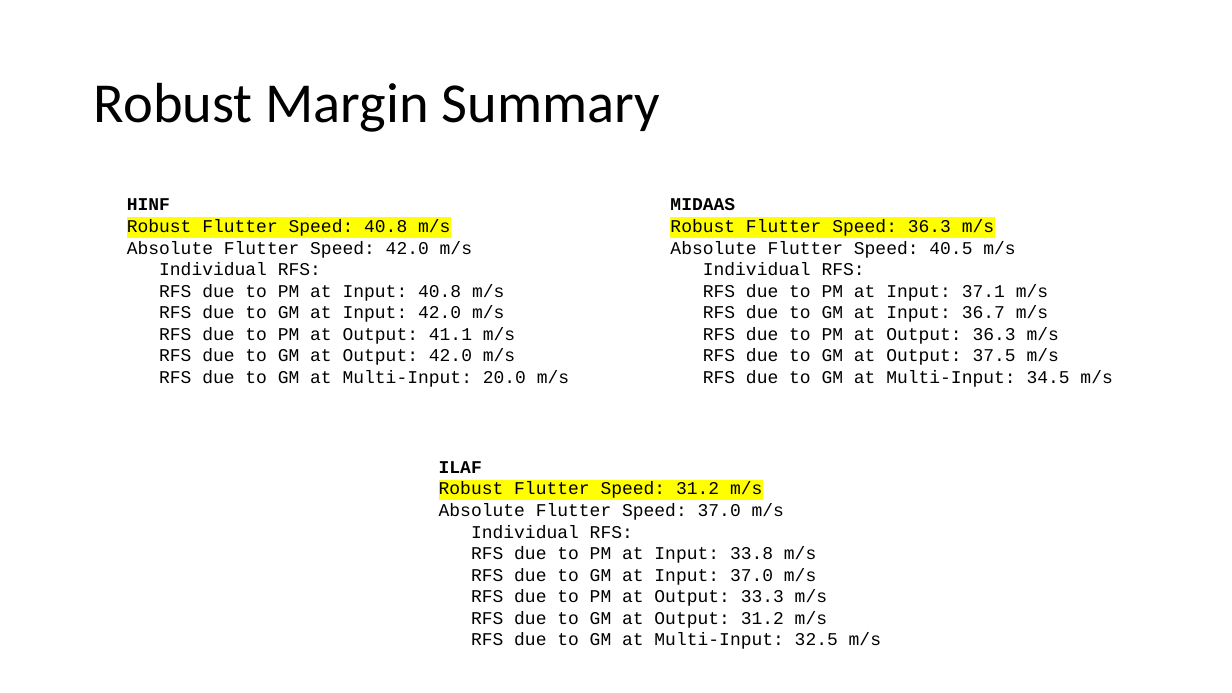
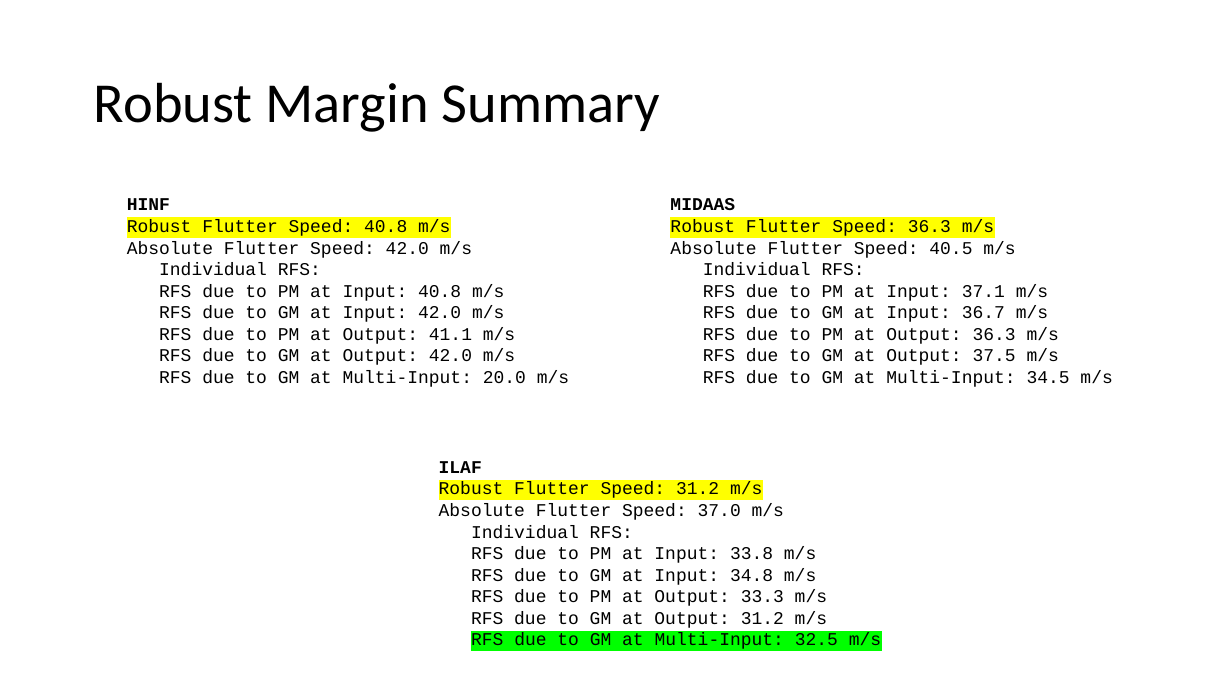
Before and after one commit to padmassun/mAEWing1, a slide deck: slide 6 of Software/Geri_Model_Package/Robustness/RobustnessAnalysis_02142019.pptx. Drawn at 1232x693 pixels with LibreOffice and Linux fonts; fonts in the diff are those of the drawing. Boxes give left, top, right and bottom in pixels: in the first picture for what was removed or moved away, otherwise in the second. Text is boxed around its words. In the diff, an @@ line names an element or a change of style, - is before the commit and + after.

Commit message:
updated RobustnessAnalysis_02142019.pptx to reflect Pete's bug fix in DisplayLoopmargin.m

```diff
--- a/Software/Geri_Model_Package/Robustness/RobustnessAnalysis_02142019.pptx
+++ b/Software/Geri_Model_Package/Robustness/RobustnessAnalysis_02142019.pptx
@@ text at [471, 568, 816, 585]: text changed @@
-RFS due to GM at Input: 37.0 m/s
+RFS due to GM at Input: 34.8 m/s
@@ text at [471, 633, 881, 649]: highlight none to #00FF00 in "RFS due to GM at Multi-Input: 32.5 ..." @@
```
Also in this commit, not shown: 5 other slides changed.
